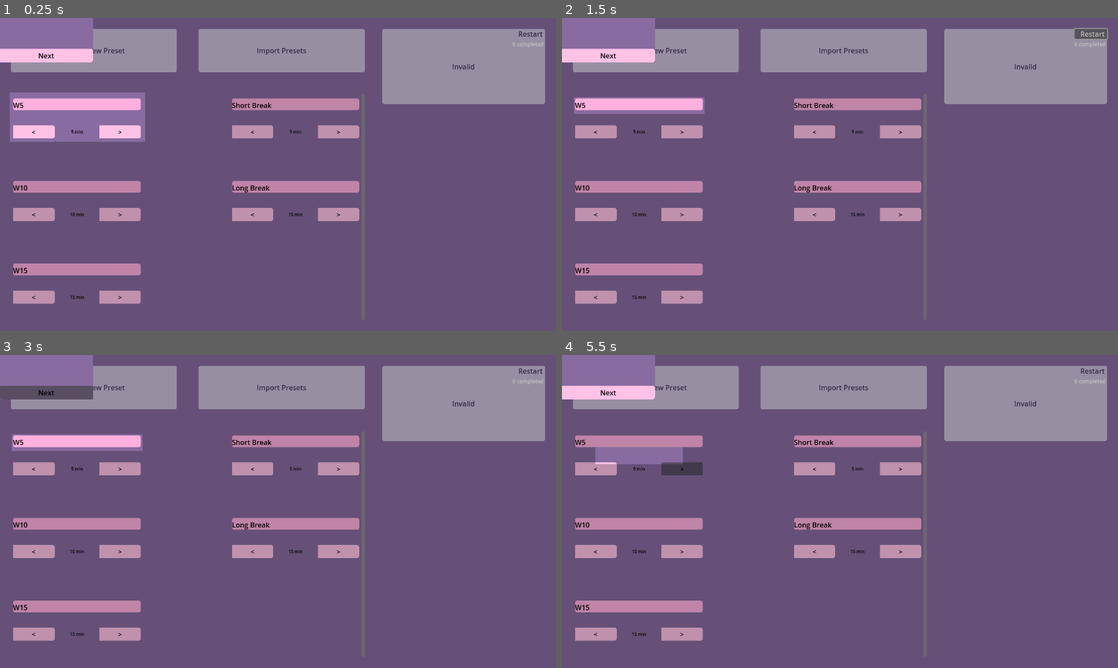
Above: before the commit, frames 1-4 (two rows, left to right).
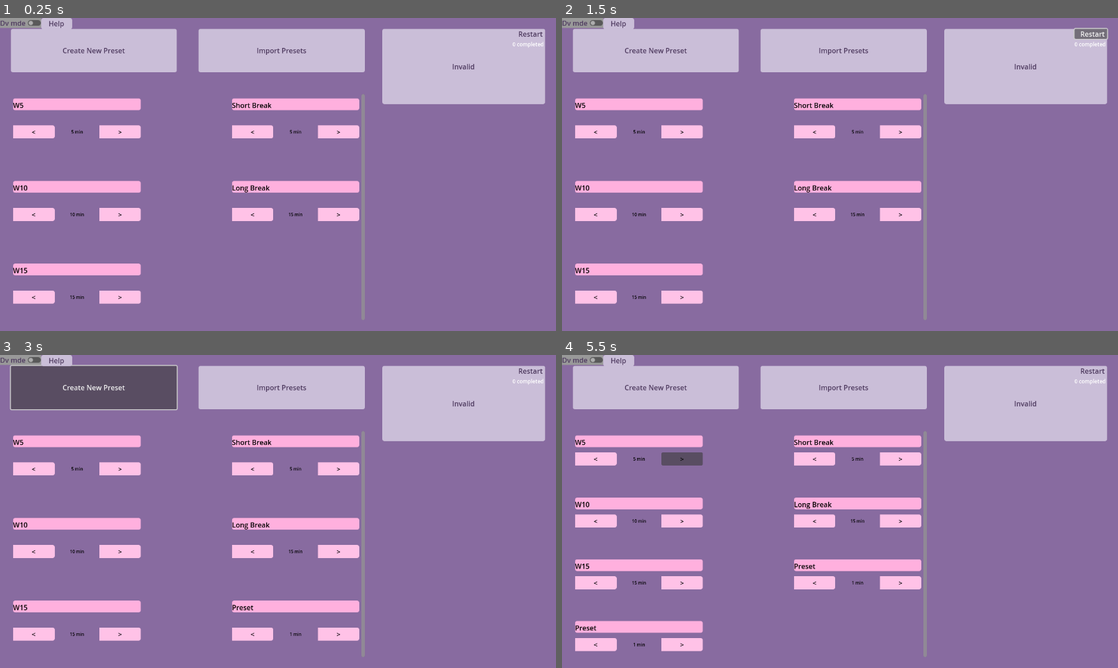
Above: after the commit, the same moments.

Repository: MacBeing3/Custom-Pomodoro-Style-Timers
Game: Godot game, scene res://src/project_root.tscn
Same seed, same stepped clock (60 frames per second), same inputs: the game is played once before the commit and once after it.
Inputs (mouse positions are in pixels of both pictures, inside the frame that each line leads up to):
- Up to frame 1 (0.25 s): no input
- Up to frame 2 (1.5 s): click "Restart" at 0.5 s; click "Restart" at 1.25 s
- Up to frame 3 (3 s): click "Restart" at 2 s; click (44, 392) at 2.75 s, where only the run before the commit has a clickable "Next"
- Up to frame 4 (5.5 s): click (606, 392) at 3.5 s, where only the run before the commit has a clickable "Next"; click "<" at 4.25 s; click ">" at 5 s

The runs differ from the first frame. In frame 1, 96% of the frame differs, in the area x 0-100%, y 0-100%; in frame 2, 98%; in frame 3, 98%; in frame 4, 99%.

Commit message:
highlight toggled visibility
started helper text stuff

Diff:
--- a/Nice timers/src/Main_Screen.tscn
+++ b/Nice timers/src/Main_Screen.tscn
@@ -133,6 +133,7 @@
 layout_mode = 2
 
 [node name="HighlightHelpPopUp" parent="." instance=ExtResource("5_gsp5j")]
+visible = false
 layout_mode = 0
 
 [node name="FileDialog" type="FileDialog" parent="."]
--- a/Nice timers/src/highlight_help_pop_up.tscn
+++ b/Nice timers/src/highlight_help_pop_up.tscn
@@ -82,10 +82,10 @@
 anchor_top = 0.5
 anchor_right = 0.5
 anchor_bottom = 0.5
-offset_left = -622.0
-offset_top = -196.0
-offset_right = -301.0
-offset_bottom = -30.0
+offset_left = 18.0
+offset_top = 164.0
+offset_right = 339.0
+offset_bottom = 330.0
 grow_horizontal = 2
 grow_vertical = 2
 color = Color(1, 1, 0, 0.294118)
@@ -115,7 +115,8 @@
 text = "this is the information about the help prompt. this is so cool"
 label_settings = SubResource("LabelSettings_2strh")
 autowrap_mode = 2
-visible_ratio = -0.016129
+visible_characters = 0
+visible_ratio = 0.0
 
 [node name="Button" type="Button" parent="Panel"]
 layout_mode = 1
